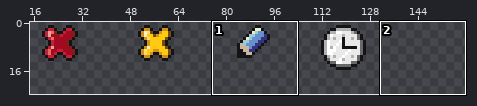
Sprite sheet: data/art/unsuspend.png. The picture above shows the old version from afar; the outline marks the close-up.
Close-up. The starting point:
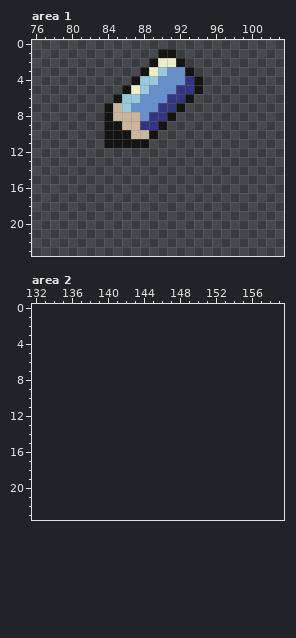
The file is 128x32 pixels. Colours within 5 levels of each other are drawn and written as one. Shown: area 1: x 76..103, y 0..23; area 2: x 132..159, y 0..23. The old version is drawn lined up with the new one, on the new canvas. The wide view leaves out empty margins.
Now the later version:
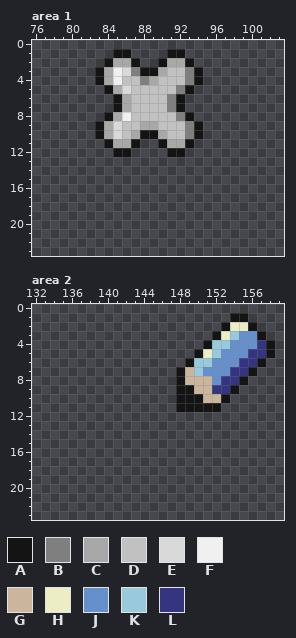
Palette (. is transparent): A #141414  B #7f7f7f  C #a8a8a8  D #c1c1c1  E #d9d9d9  F #f0f0f0  G #cbb59c  H #ecedc5  J #6690cc  K #99cadb  L #343480
Author's note on the commit: Add a separate icon for jobs suspended by suspendmanager
The exact change:
canvas 128x32 -> 160x32
Changed rows in their new state; - is an unchanged pixel.
Area 1:
first column x 83:
 1 --AA---.-A--
 2 -ACCA-.ACCA-
 3 ACFEB-ACDDBA
 4 ACFDDBCDDDB-
 5 -ACEDDDDDBA.
 6 ---CDDDDBA.-
 7 -.ACDDDDB---
 8 --CFDDDDDBA-
 9 ACEDDCCDDDBA
10 ACEDCA-CDDBA
11 --CC-.-ACCA-
12 --AA----AA--
Area 2:
first column x 148:
 1 ------AA---
 2 -----AHHA--
 3 ----AHKJJA-
 4 ---AKKJJJLA
 5 --AHKJJJLLA
 6 -AKKJJJLLA-
 7 AGKJJJLLA--
 8 AGGGJLLA---
 9 AAGGLLA----
10 AAAGGA-----
11 AAAAA------
